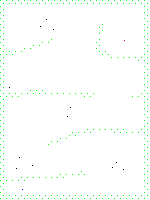
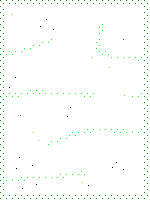
Layers edited between the first and the second (150, 200) image:
added group "Map1" with 5 layers above "Layer 2" over [0, 0, 148, 199]
added layer "Hay" in group "Map1" over [12, 14, 125, 183]
added layer "Player and motherhip" in group "Map1" over [22, 39, 124, 189]
renamed "Layer 4" to "Cows", moved it into group "Map1", painted on it over [15, 39, 125, 190]
renamed "Layer 3" to "Trees", moved it into group "Map1", painted on it over [0, 0, 148, 199]
